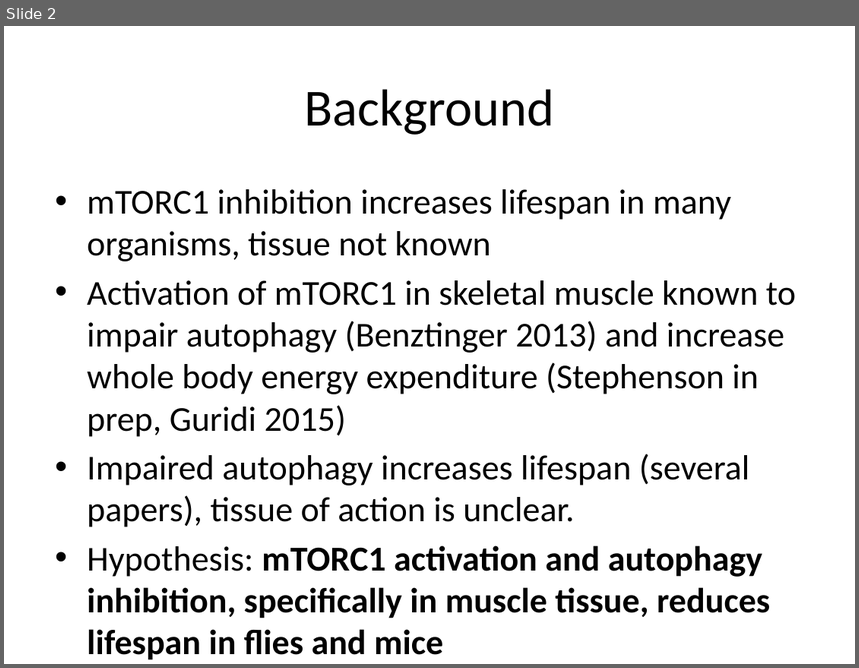
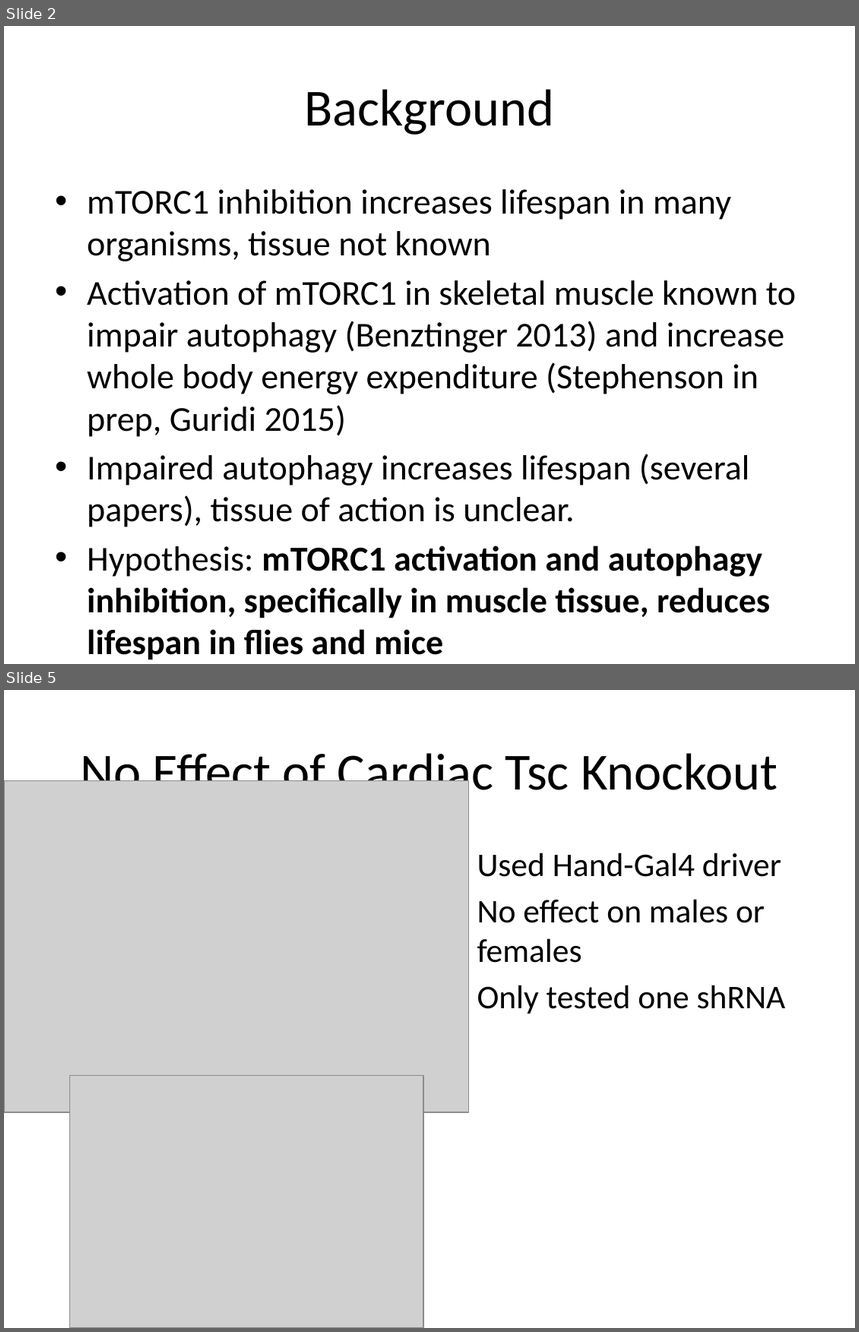
Before and after one commit to BridgesLab/DrosophilaMuscleFunction, a slide deck: Manuscripts/Muscle Tsc1 Aging Paper/Data Summary.pptx. Shown one above the other, each under a label of ours: slide 2 before the commit, slides 2 and 5 after it; the slides between them are not shown. The pictures are 859x668 and 859x1332 pixels, drawn with LibreOffice and Linux fonts; fonts in the diff are those of the drawing; grey boxes stand for pictures. Boxes give left, top, right and bottom in pixels: in the first picture for what was removed or moved away, otherwise in the second. Text is boxed around its words. In the diff, an @@ line names an element or a change of style, - is before the commit and + after.

Commit message:
Created script to analyze 24B and Hand knockdown of Tsc1, part of issue #24

```diff
--- a/Manuscripts/Muscle Tsc1 Aging Paper/Data Summary.pptx
+++ b/Manuscripts/Muscle Tsc1 Aging Paper/Data Summary.pptx
@@ slide 5 added at bbox=[4, 690, 855, 1328], background #FFFFFF @@
@@ title added at bbox=[80, 746, 778, 802], 44 pt, text #000000 @@
+No Effect of Cardiac Tsc Knockout
@@ picture added at bbox=[4, 780, 469, 1113] @@
@@ text added at bbox=[477, 853, 786, 1014], 28 pt, text #000000 @@
+• Used Hand-Gal4 driver
+• No effect on males or females
+• Only tested one shRNA
@@ picture added at bbox=[69, 1075, 424, 1328] @@
```
Also in this commit, not shown: 2 slides changed, 32 other files.
